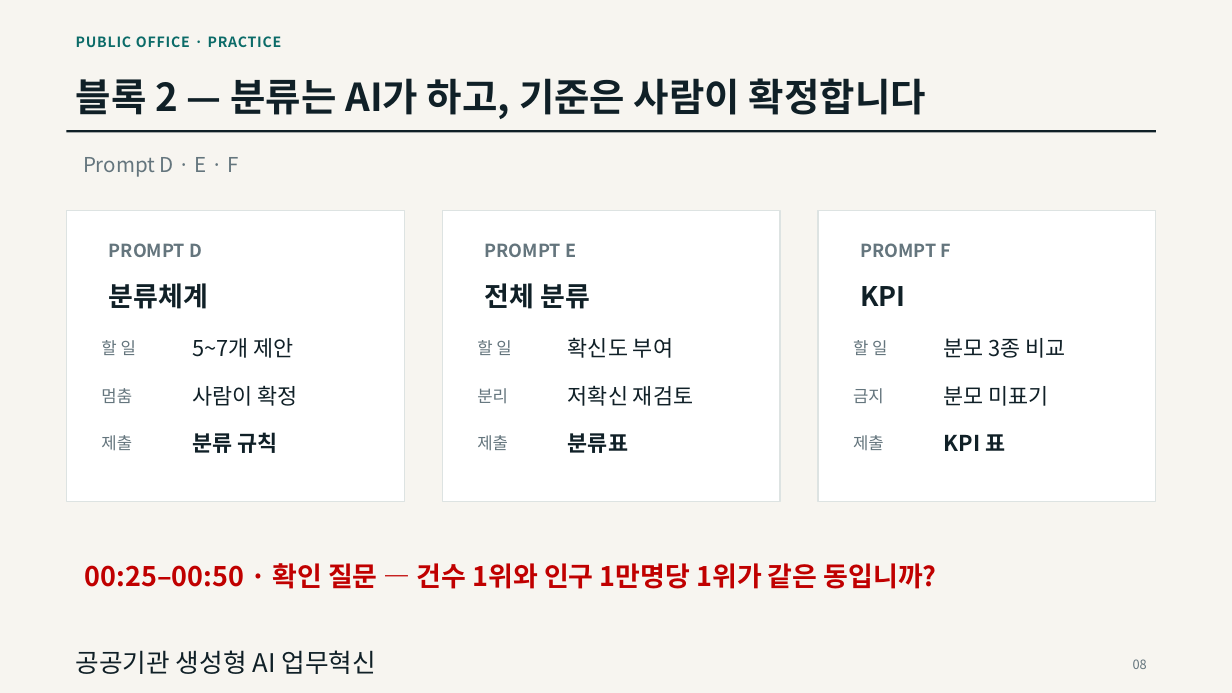
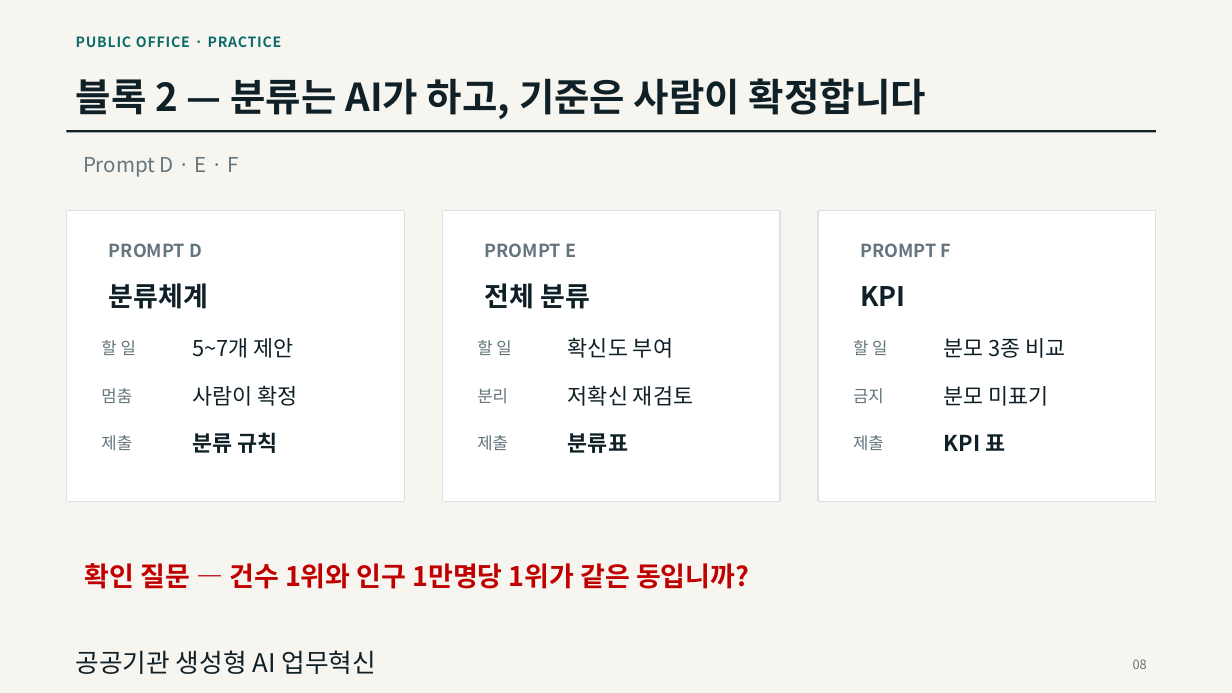
Before and after one commit to keerhee/gh-genai-ax-2day, a slide deck: slide 8 of 공공기관 생성형 AI 과정/session2/PublicOffice_GenAI_Practice_Round.pptx. Drawn at 1232x693 pixels with LibreOffice and Linux fonts; fonts in the diff are those of the drawing. Boxes give left, top, right and bottom in pixels: in the first picture for what was removed or moved away, otherwise in the second. Text is boxed around its words. In the diff, an @@ line names an element or a change of style, - is before the commit and + after.

```diff
--- a/공공기관 생성형 AI 과정/session2/PublicOffice_GenAI_Practice_Round.pptx
+++ b/공공기관 생성형 AI 과정/session2/PublicOffice_GenAI_Practice_Round.pptx
@@ text at [85,563,749,589]: text changed @@
-00:25–00:50 · 확인 질문 — 건수 1위와 인구 1만명당 1위가 같은 동입니까?
+확인 질문 — 건수 1위와 인구 1만명당 1위가 같은 동입니까?
```
Also in this commit, not shown: 9 other slides changed, 4 other files.
